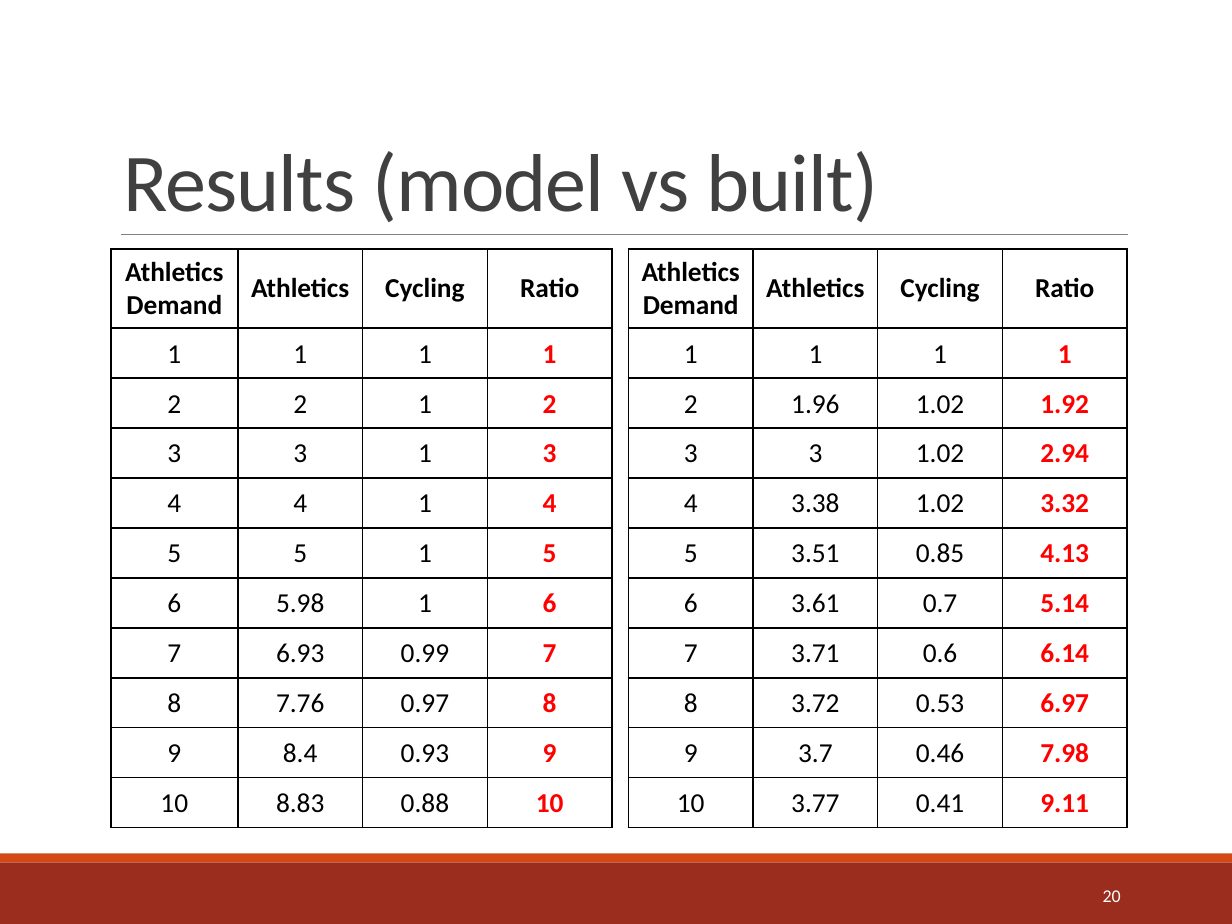
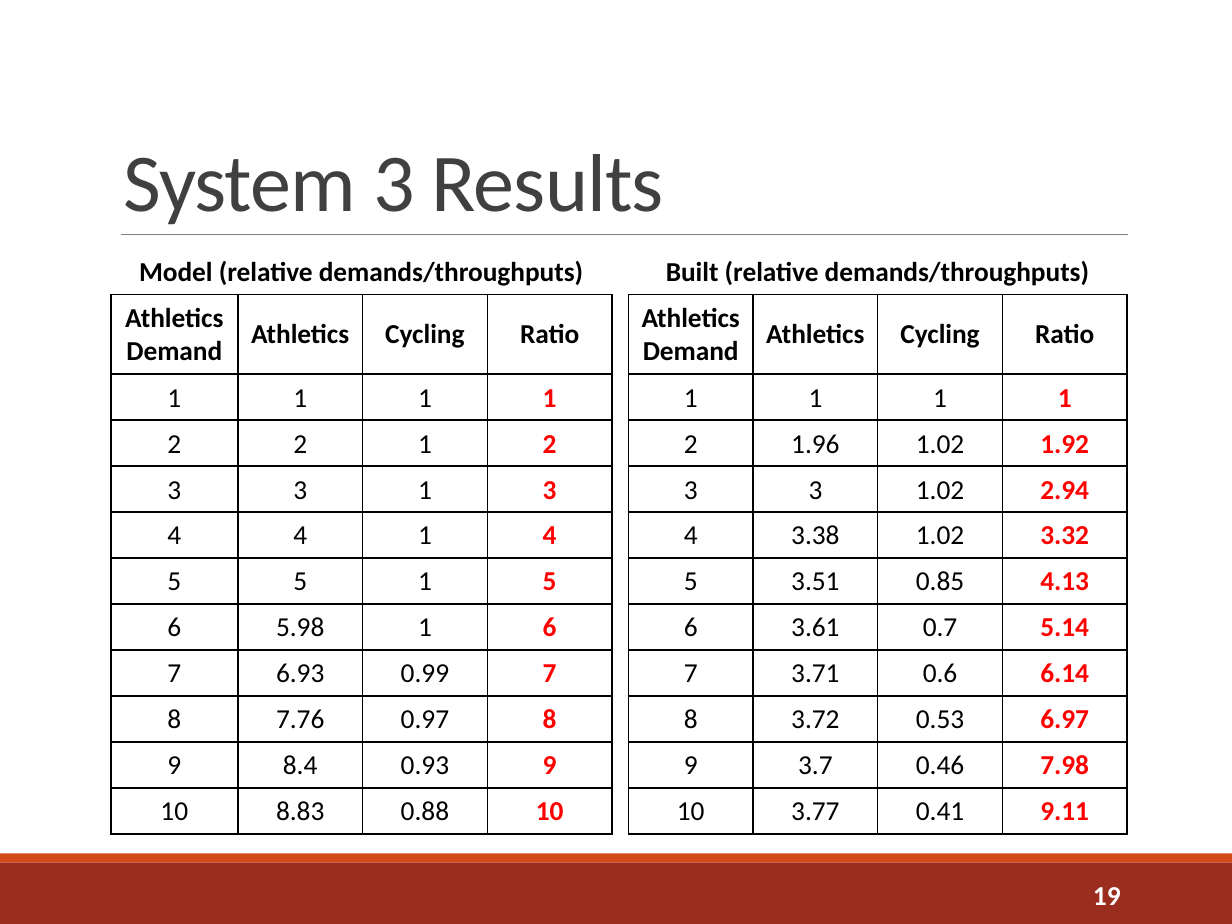
Before and after one commit to sshephard2/skewed-modelling, a slide deck: slide 19 of Presentation/Shephard_8199.pptx (slide 20 before the commit). Drawn at 1232x924 pixels with LibreOffice and Linux fonts; fonts in the diff are those of the drawing. Boxes give left, top, right and bottom in pixels: in the first picture for what was removed or moved away, otherwise in the second. Text is boxed around its words. In the diff, an @@ line names an element or a change of style, - is before the commit and + after.

```diff
--- a/Presentation/Shephard_8199.pptx
+++ b/Presentation/Shephard_8199.pptx
@@ title at bbox=[123, 154, 664, 225]: text changed @@
-Results (model vs built)
+System 3 Results
@@ table at bbox=[111, 249, 611, 833] @@
+row 1: Model (relative demands/throughputs) |  |  | 
@@ table at bbox=[628, 249, 1126, 833] @@
+row 1: Built (relative demands/throughputs) |  |  | 
@@ page number at bbox=[1093, 887, 1121, 905]: text changed; size 10.5 to 16 pt; bold on @@
-20
+19
```
Also in this commit, not shown: 11 other slides changed, 1 slide added, 1 slide removed.
